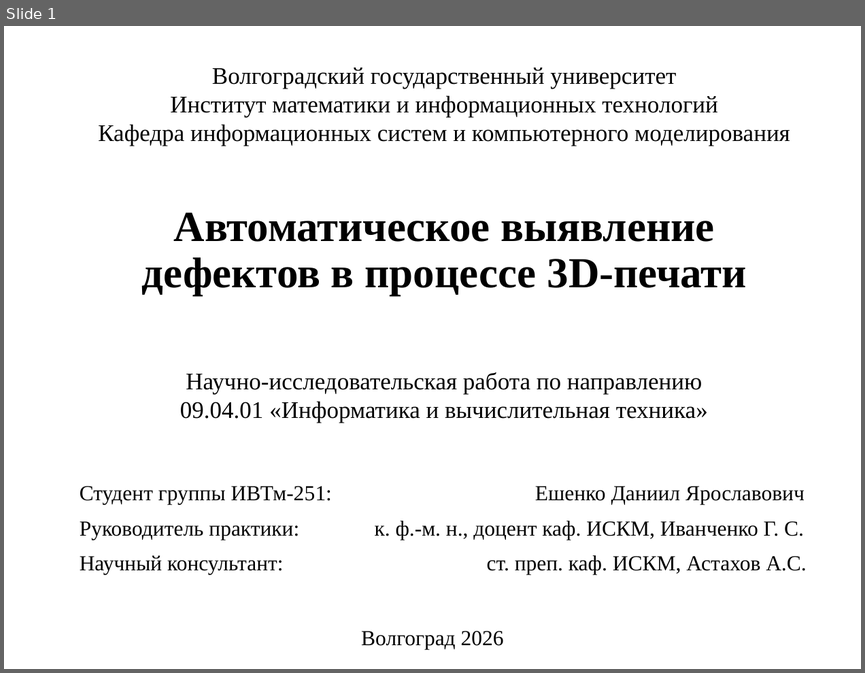
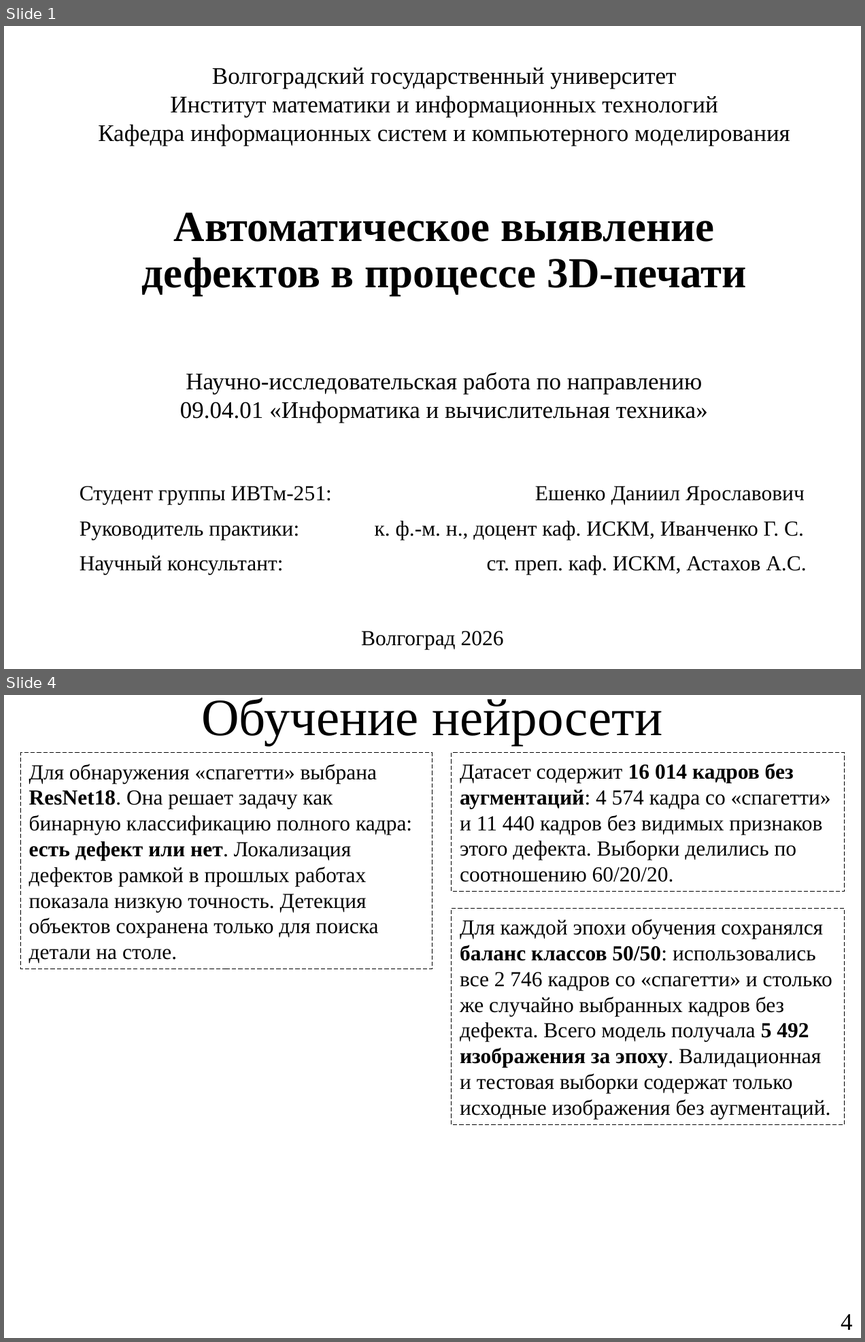
Before and after one commit to Yawllen/Nir2, a slide deck: presentation/NIR2_slide01_v2.pptx. Shown one above the other, each under a label of ours: slide 1 before the commit, slides 1 and 4 after it; the slides between them are not shown. The pictures are 865x673 and 865x1342 pixels, drawn with LibreOffice and Linux fonts; fonts in the diff are those of the drawing. Boxes give left, top, right and bottom in pixels: in the first picture for what was removed or moved away, otherwise in the second. Text is boxed around its words. In the diff, an @@ line names an element or a change of style, - is before the commit and + after.

```diff
--- a/presentation/NIR2_slide01_v2.pptx
+++ b/presentation/NIR2_slide01_v2.pptx
@@ slide 4 added at (x1=4, y1=695, x2=861, y2=1338), background #FFFFFF @@
@@ title added at (x1=201, y1=698, x2=662, y2=745), 44 pt, text #000000 @@
+Обучение нейросети
@@ rectangle added at (x1=20, y1=752, x2=432, y2=968), outline #000000 0.75 pt dashed, 18 pt, text #000000 @@
+Для обнаружения «спагетти» выбрана ResNet18. Она решает задачу как бинарную классификацию полного кадра: есть дефект или нет. Локализация дефектов рамкой в прошлых работах показала низкую точность. Детекция объектов сохранена только для поиска детали на столе.
@@ rectangle added at (x1=451, y1=752, x2=844, y2=892), outline #000000 0.75 pt dashed, 18 pt, text #000000 @@
+Датасет содержит 16 014 кадров без аугментаций: 4 574 кадра со «спагетти» и 11 440 кадров без видимых признаков этого дефекта. Выборки делились по соотношению 60/20/20.
@@ rectangle added at (x1=451, y1=909, x2=844, y2=1124), outline #000000 0.75 pt dashed, 18 pt, text #000000 @@
+Для каждой эпохи обучения сохранялся баланс классов 50/50: использовались все 2 746 кадров со «спагетти» и столько же случайно выбранных кадров без дефекта. Всего модель получала 5 492 изображения за эпоху. Валидационная и тестовая выборки содержат только исходные изображения без аугментаций.
@@ page number added at (x1=840, y1=1314, x2=853, y2=1329), 20 pt, text #000000 @@
+4
```
Also in this commit, not shown: 1 slide changed, 3 other slides added, 1 slide removed, 25 other files.
